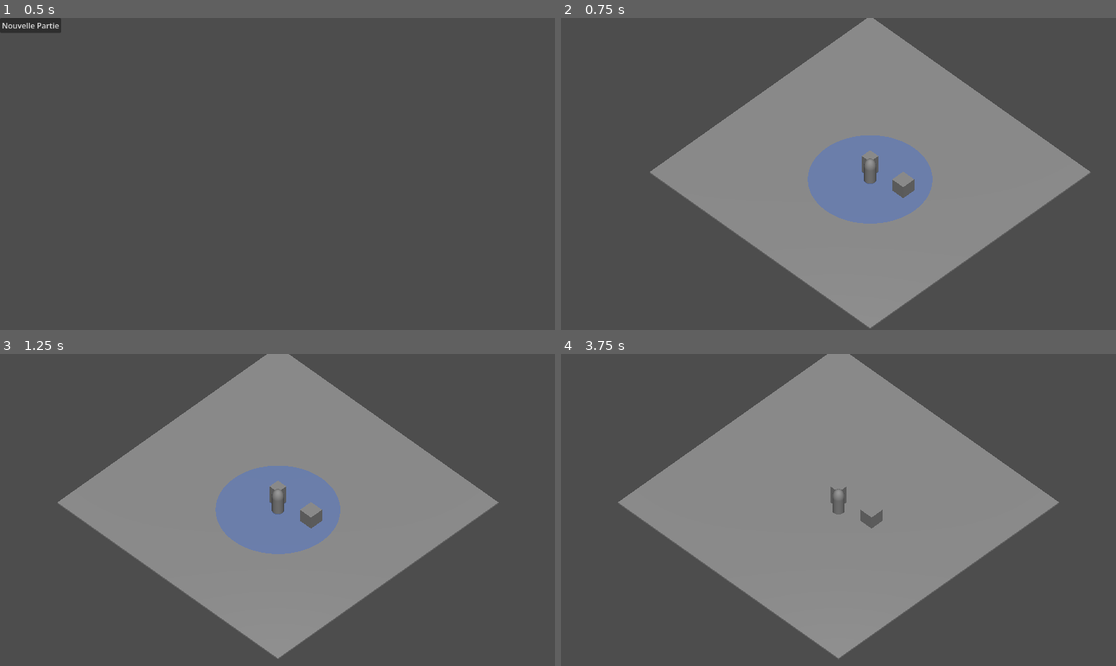
Above: before the commit, frames 1-4 (two rows, left to right).
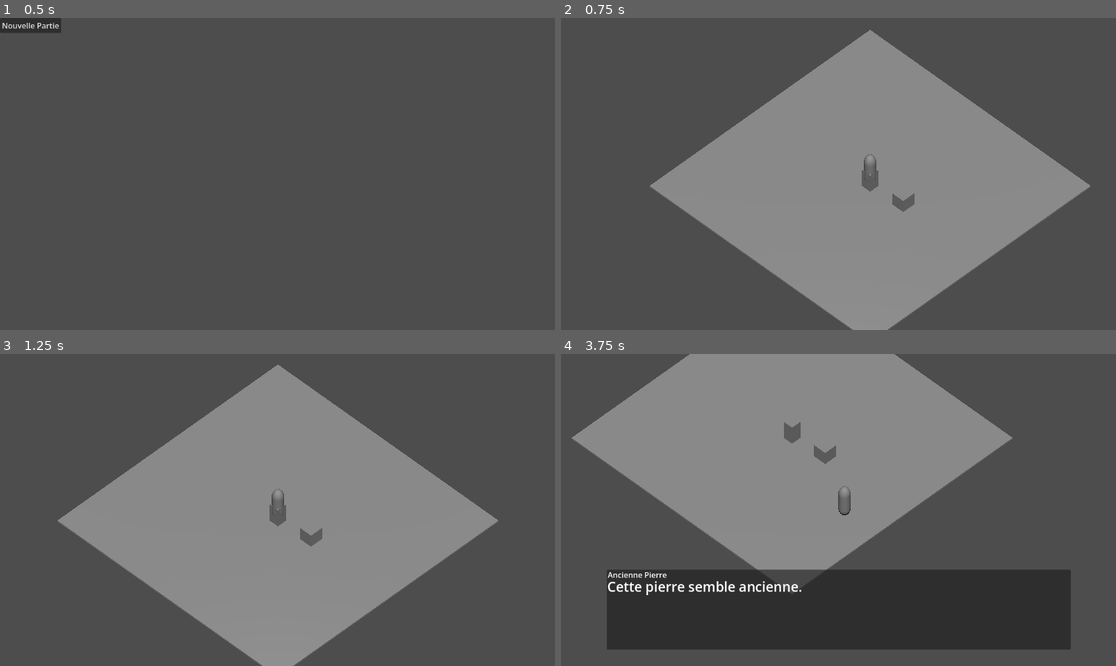
Above: after the commit, the same moments.

Repository: sillpct/lagoutte
Game: Godot game, scene res://scenes/main/main.tscn
The game is run twice, just before and just after one commit, with the same random seed, the same clock (stepped at 60 frames per second) and the same inputs.
Inputs (mouse positions are in pixels of both pictures, inside the frame that each line leads up to):
- Up to frame 1 (0.5 s): no input
- Up to frame 2 (0.75 s): click "Nouvelle Partie" at 0.5 s
- Up to frame 3 (1.25 s): no input
- Up to frame 4 (3.75 s): tap Enter (ui_accept) at 1.25, 1.52, 2.27 s; move the mouse to (960, 494) at 1.27 s; hold Right (ui_right) 1.28-2.03 s; hold T (end_turn) 1.28-2.03 s; click (960, 494) at 1.42 s; move the mouse to (727, 525) at 2.02 s; hold Down (ui_down) 2.03-2.78 s; tap E (interact) at 2.1 s; move the mouse to (894, 441) at 2.77 s; hold Right (ui_right) 2.78-3.53 s; hold A (toggle_attack_mode) 2.78-3.53 s; move the mouse to (810, 572) at 3.52 s; hold Up (ui_up) from 3.53 s (still down); tap M (toggle_movement_mode) at 3.6 s; click (810, 572) at 3.67 s

Frame 1 is identical in both runs. In frame 2, 11% of the frame differs, in the area x 16-96%, y 0-100%; in frame 3, 14%; in frame 4, 42%, in the area x 1-92%, y 0-98%.
Error before the commit: Invalid call. Nonexistent function 'is_combat_active' in base 'Node (CombatManager)'. (res://scenes/combat/enemy_brain.gd:30)
Error after the commit: Invalid call. Nonexistent function 'is_combat_active' in base 'Node (CombatManager)'. (res://scenes/combat/combat_movement.gd:65)

Commit message:
Update combat_movement.gd

Diff:
--- a/scenes/combat/combat_movement.gd
+++ b/scenes/combat/combat_movement.gd
@@ -34,6 +34,12 @@
 	if not combat_manager.combat_ended.is_connected(_on_combat_ended):
 		combat_manager.combat_ended.connect(_on_combat_ended)
 
+	movement_target_world = active_unit.global_position
+	current_mode = PlayerCombatMode.NEUTRAL
+
+func start_combat_control() -> void:
+	if grid == null or combat_manager == null or active_unit == null:
+		return
 	active_unit.set_physics_process(false)
 
 	if not grid.place_unit(active_unit, START_CELL.x, START_CELL.y):
@@ -47,10 +53,16 @@
 		" | libre : ", grid.is_cell_free(5, 5)
 	)
 
+func stop_combat_control() -> void:
+	if active_unit != null:
+		active_unit.set_physics_process(true)
+	current_mode = PlayerCombatMode.NEUTRAL
+	mode_changed.emit(current_mode)
+
 func _unhandled_input(event: InputEvent) -> void:
 	if grid == null or combat_manager == null or active_unit == null:
 		return
-	if combat_manager.combat_over:
+	if not combat_manager.is_combat_active():
 		return
 
 	if event is InputEventMouseMotion:
@@ -95,7 +107,7 @@
 	return ray_origin + ray_direction * distance_to_grid_plane
 
 func _try_move_to_world_target() -> void:
-	if combat_manager.combat_over:
+	if not combat_manager.is_combat_active():
 		return
 	if combat_manager.get_current_unit() != active_unit:
 		print("Déplacement refusé : ce n'est pas le tour de cette unité.")
@@ -138,7 +150,7 @@
 	)
 
 func _on_turn_started(unit: Node) -> void:
-	if combat_manager.combat_over:
+	if not combat_manager.is_combat_active():
 		return
 	if unit == active_unit:
 		set_combat_mode(PlayerCombatMode.MOVEMENT)
@@ -146,7 +158,7 @@
 		set_combat_mode(PlayerCombatMode.NEUTRAL)
 
 func set_combat_mode(new_mode: PlayerCombatMode) -> void:
-	if combat_manager.combat_over and new_mode != PlayerCombatMode.NEUTRAL:
+	if not combat_manager.is_combat_active() and new_mode != PlayerCombatMode.NEUTRAL:
 		return
 	if new_mode != PlayerCombatMode.NEUTRAL and combat_manager.get_current_unit() != active_unit:
 		return
